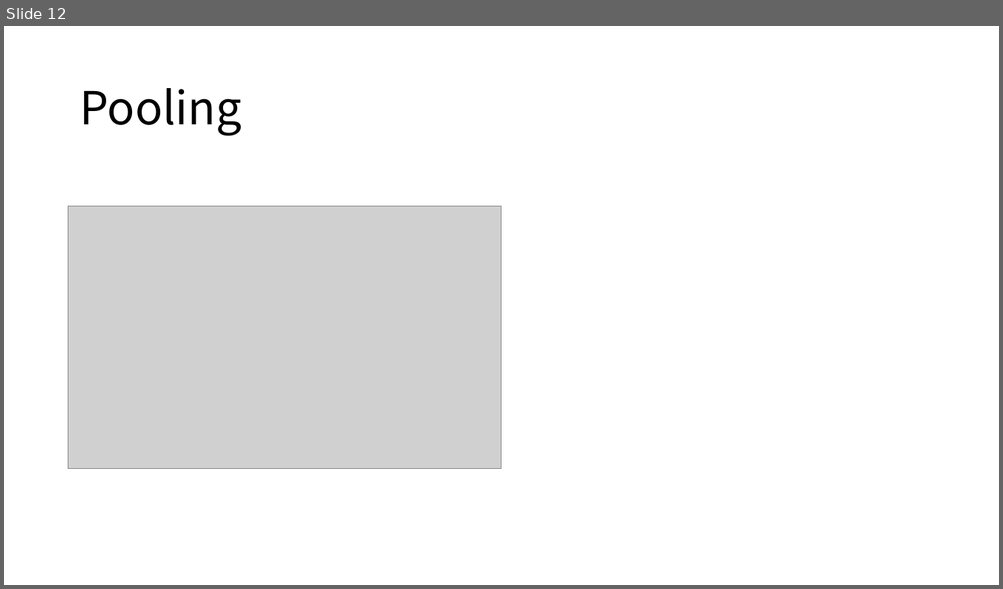
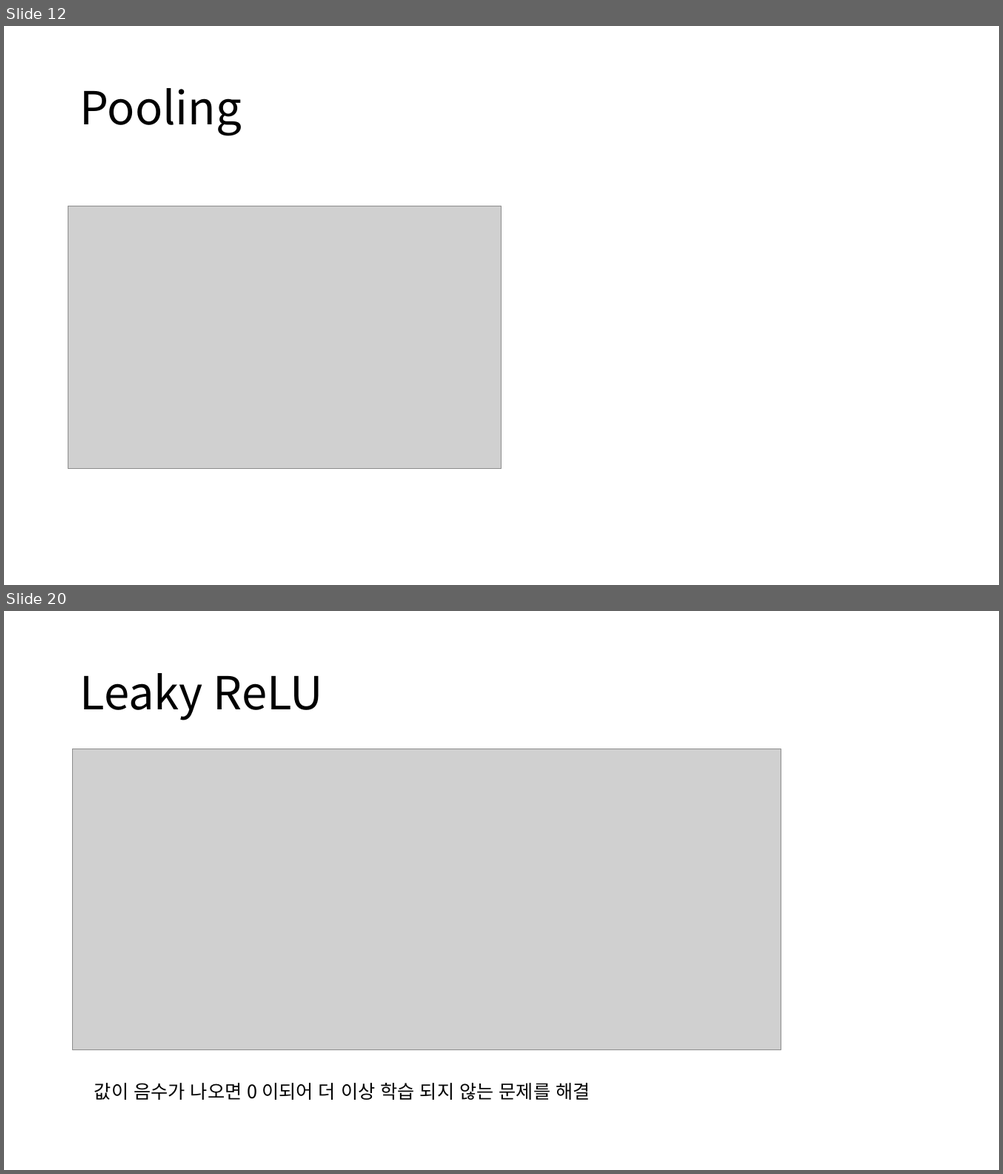
Before and after one commit to gudrb/GAN, a slide deck: CNN.pptx. Shown one above the other, each under a label of ours: slide 12 before the commit, slides 12 and 20 after it; the slides between them are not shown. The pictures are 1003x589 and 1003x1174 pixels, drawn with LibreOffice and Linux fonts; fonts in the diff are those of the drawing; grey boxes stand for pictures. Boxes give left, top, right and bottom in pixels: in the first picture for what was removed or moved away, otherwise in the second. Text is boxed around its words. In the diff, an @@ line names an element or a change of style, - is before the commit and + after.

```diff
--- a/CNN.pptx
+++ b/CNN.pptx
@@ slide 20 added at (4, 611, 999, 1170), background #FFFFFF @@
@@ title added at (79, 673, 323, 721), 44 pt, text #000000 @@
+Leaky ReLU
@@ picture added at (73, 749, 782, 1051) @@
@@ text added at (94, 1083, 589, 1100), 18 pt, text #000000 @@
+값이 음수가 나오면 0 이되어 더 이상 학습 되지 않는 문제를 해결
```
Also in this commit, not shown: 1 slide changed, 7 other slides added, 3 other files.
